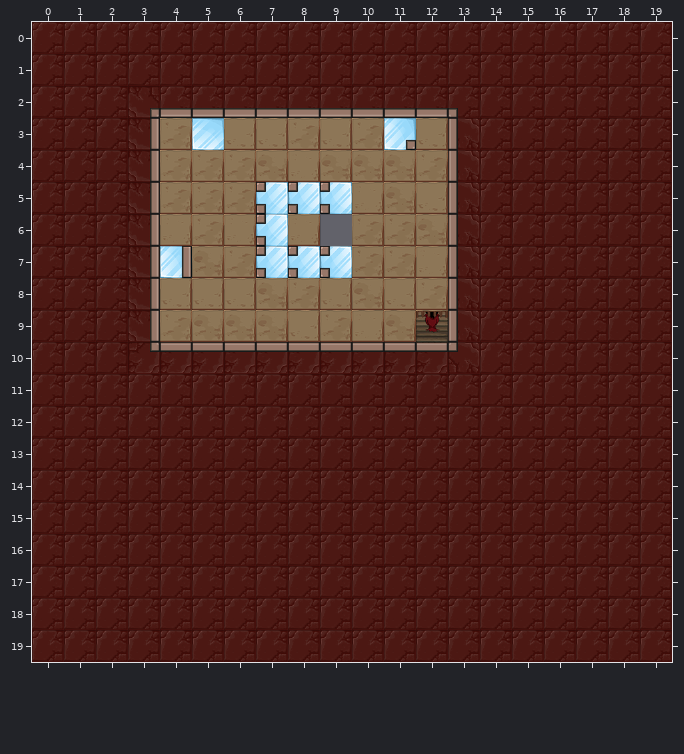
Level history. Tiled map: assets/levels/kongregate_release/oliviag0.tmx. That is the earlier state.
Cells are 48x48 px. Shown: x 0..19, y 0..19.
New version:
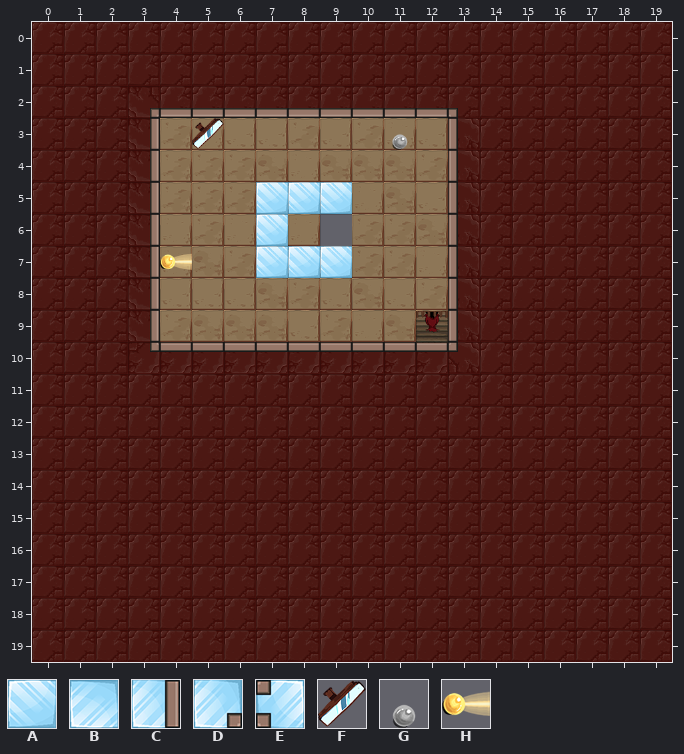
Key: from "glass_wall_sheet": A 0, B 0 flipped up-down, C 4, D 9, E 11; from "mirrors": F 1 flipped up-down; from "orb_sheet": G 0, H 4.
Objects are placed by their top-left corner, in cells (3,4 is the top-left corner of cell 3,4); size is 1x1 cell unless given.
What changed:
Layer "glasswall":
Object E "glassWall" at 7,5 becomes A "glassWall" at 7,5.
Object E at 8,5 becomes A at 8,5.
Object E at 9,5 becomes A at 9,5.
Object E at 7,6 becomes A at 7,6.
Object E "glassWall" at 8,7 becomes A "glassWall" at 8,7.
Object E at 7,7 becomes A at 7,7.
Object E at 9,7 becomes A at 9,7.
Layer "Mirrors":
Object B "mirror" at 5,3 becomes F "mirror" at 5,3.
Layer "Light":
Object D "lightSwitch" at 11,3 becomes G "lightSwitch" at 11,3.
Object C "lightOrb" at 4,7 becomes H "lightOrb" at 4,7.
Boxes around the changes in both pictures, in picture pixels (x1, y1, x2, y2):
changed: (192, 118, 224, 150)
changed: (384, 118, 416, 150)
changed: (256, 182, 352, 278)
changed: (160, 246, 192, 278)
